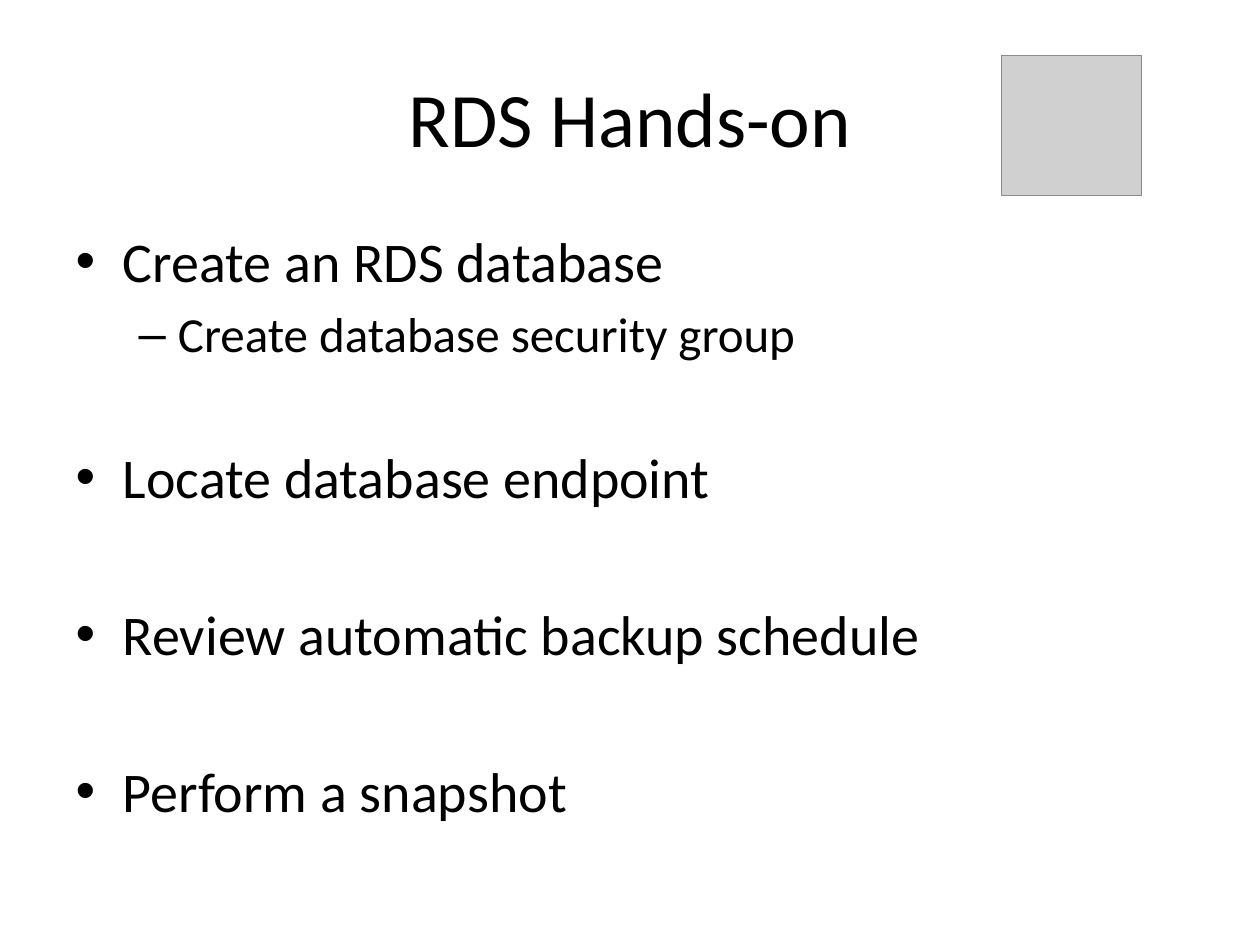
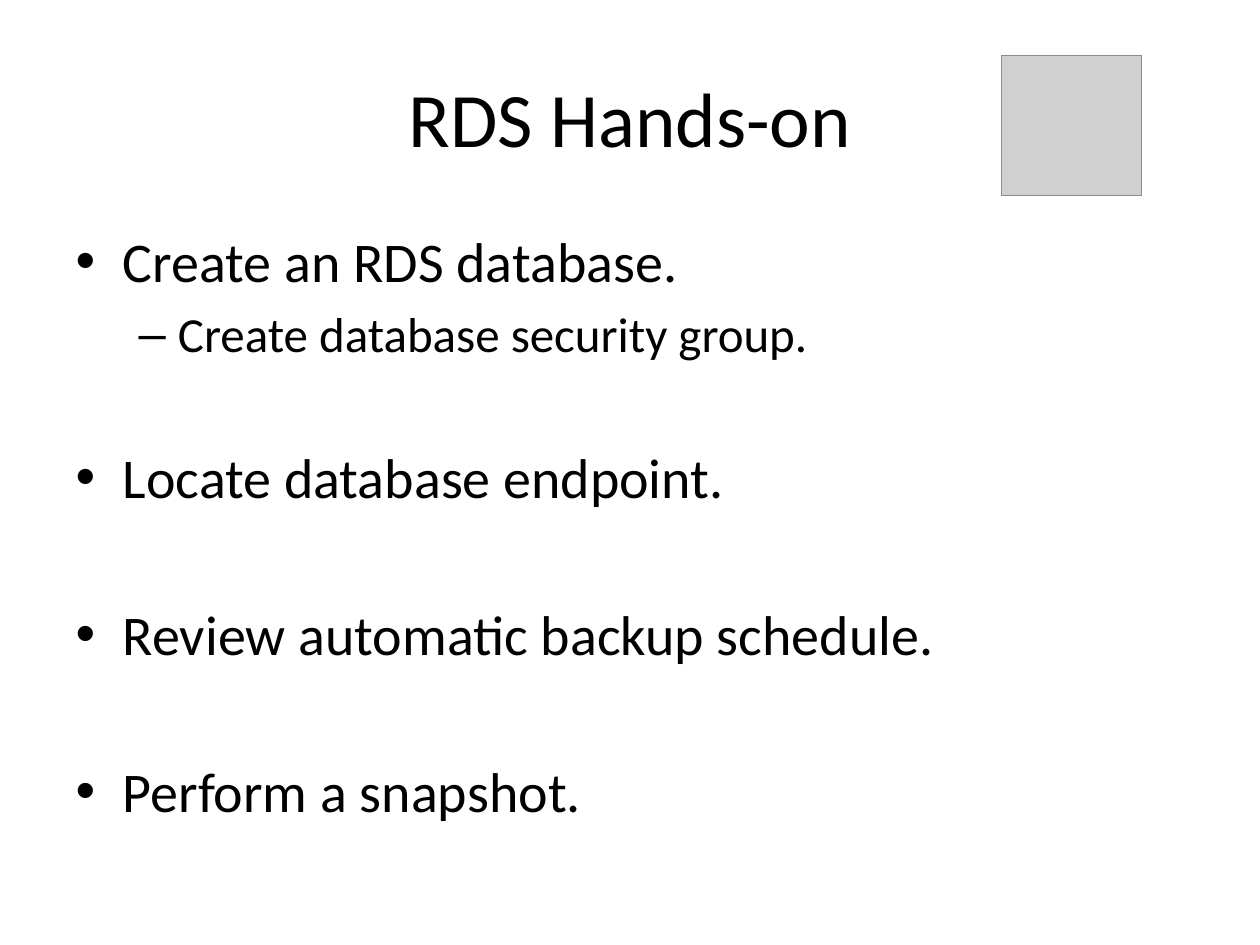
Before and after one commit to jasondbaker/infrastructure-class, a slide deck: slide 34 of infrastructure-week-5.pptx. Drawn at 1260x945 pixels with LibreOffice and Linux fonts; fonts in the diff are those of the drawing; grey boxes stand for pictures. Boxes give left, top, right and bottom in pixels: in the first picture for what was removed or moved away, otherwise in the second. Text is boxed around its words. In the diff, an @@ line names an element or a change of style, - is before the commit and + after.

```diff
--- a/infrastructure-week-5.pptx
+++ b/infrastructure-week-5.pptx
@@ text at <box>123,243,933,821</box>: text changed @@
-• Create an RDS database
-  – Create database security group
-• Locate database endpoint
-• Review automatic backup schedule
-• Perform a snapshot
+• Create an RDS database.
+  – Create database security group.
+• Locate database endpoint.
+• Review automatic backup schedule.
+• Perform a snapshot.
```
Also in this commit, not shown: 7 other slides changed, 1 slide added, 2 other files.
